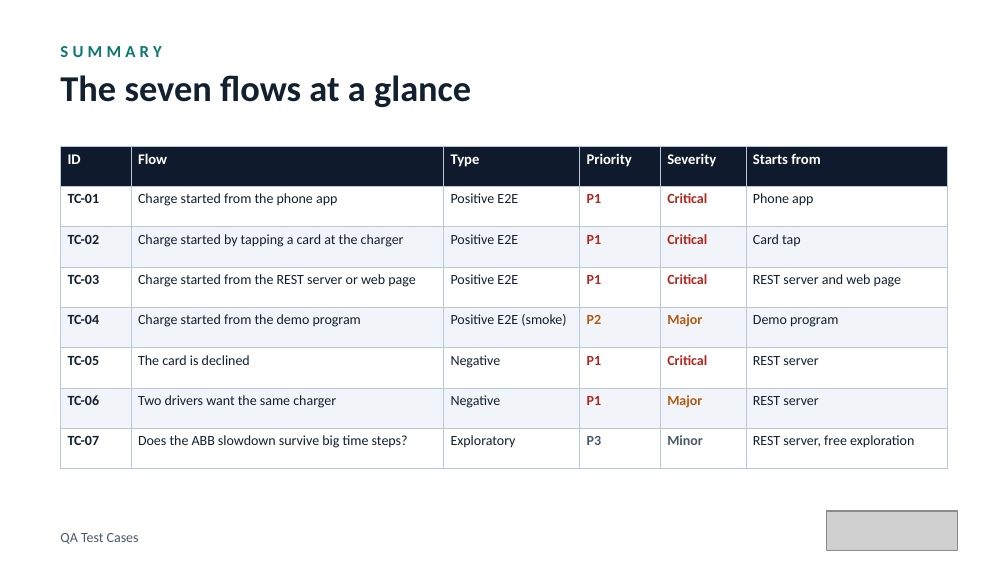
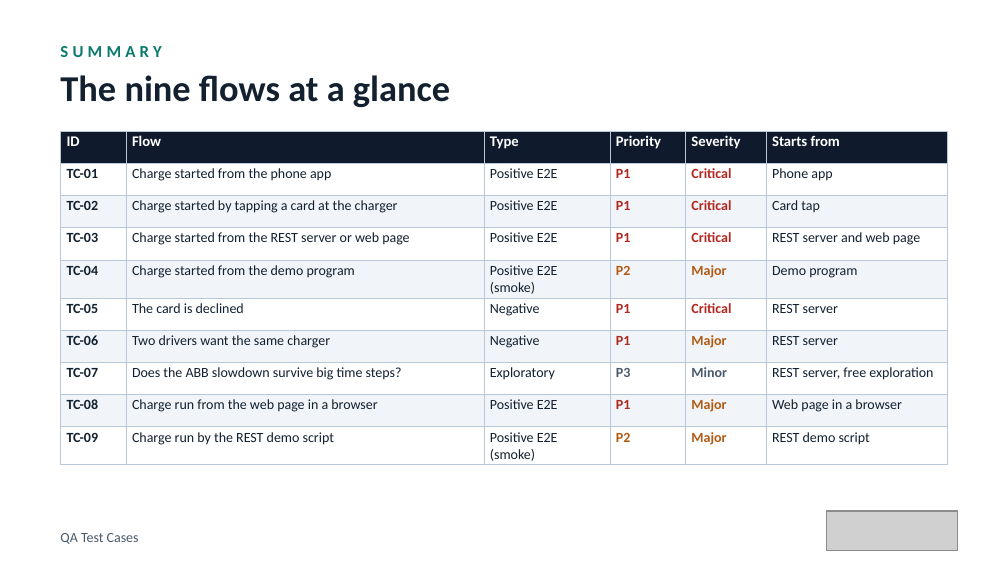
Before and after one commit to elitesoftwareqa/ev-charger, a slide deck: slide 5 of docs/presentation/EV-Charger-QA-Test-Cases.pptx. Drawn at 1008x567 pixels with LibreOffice and Linux fonts; fonts in the diff are those of the drawing; grey boxes stand for pictures. Boxes give left, top, right and bottom in pixels: in the first picture for what was removed or moved away, otherwise in the second. Text is boxed around its words. In the diff, an @@ line names an element or a change of style, - is before the commit and + after.

Commit message:
Add web page and REST demo test cases (TC-08, TC-09) and demo options to the QA guide and presentation

```diff
--- a/docs/presentation/EV-Charger-QA-Test-Cases.pptx
+++ b/docs/presentation/EV-Charger-QA-Test-Cases.pptx
@@ text at box(60, 75, 450, 107): text changed @@
-The seven flows at a glance
+The nine flows at a glance
@@ table at box(60, 131, 948, 465) @@
+row 9: TC-08 | Charge run from the web page in a browser | Positive E2E | P1 | Major | Web page in a browser
+row 10: TC-09 | Charge run by the REST demo script | Positive E2E (smoke) | P2 | Major | REST demo script
@@ table: place and size @@
-table at box(60, 146, 948, 452)
+table at box(60, 131, 948, 465)
```
Also in this commit, not shown: 11 other slides changed, 2 slides added, 1 other file.
